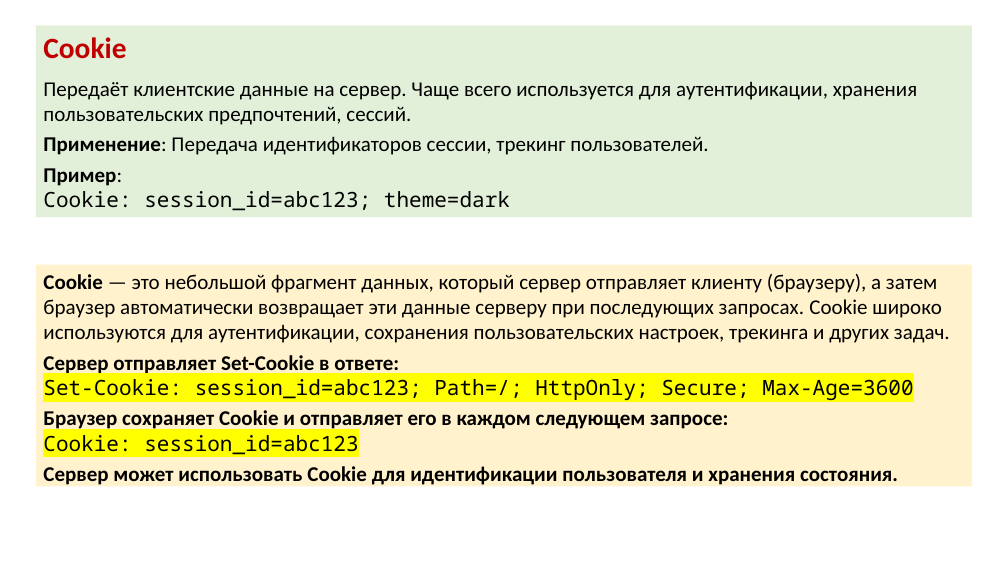
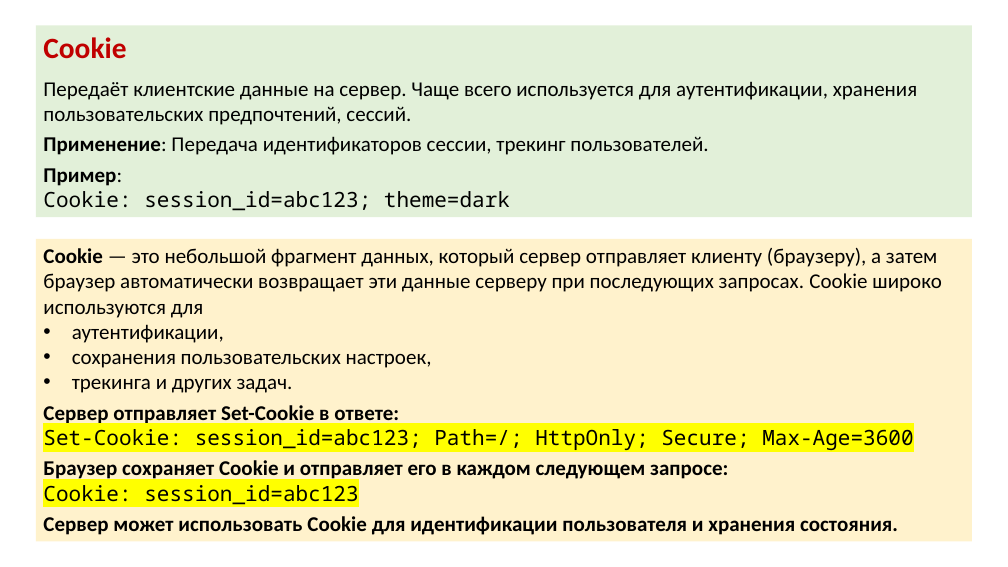
Before and after one commit to xtrueman/network_programming, a slide deck: slide 18 of HTTP-proto.pptx (slide 17 before the commit). Drawn at 1008x567 pixels with LibreOffice and Linux fonts; fonts in the diff are those of the drawing. Boxes give left, top, right and bottom in pixels: in the first picture for what was removed or moved away, otherwise in the second. Text is boxed around its words. In the diff, an @@ line names an element or a change of style, - is before the commit and + after.

```diff
--- a/HTTP-proto.pptx
+++ b/HTTP-proto.pptx
@@ rectangle "Cookie — это небольшой фрагмент ...": place and size @@
-rectangle "Cookie — это небольшой фрагмент ..." at [36, 265, 972, 486]
+rectangle "Cookie — это небольшой фрагмент ..." at [36, 239, 972, 541]
@@ text in rectangle at [43, 248, 941, 393]: text changed @@
-Cookie — это небольшой фрагмент данных, который сервер отправляет клиенту (браузеру), а затем браузер автоматически возвращает эти данные серверу при последующих запросах. Cookie широко используются для аутентификации, сохранения пользовательских настроек, трекинга и других задач.
+Cookie — это небольшой фрагмент данных, который сервер отправляет клиенту (браузеру), а затем браузер автоматически возвращает эти данные серверу при последующих запросах. Cookie широко используются для
+• аутентификации,
+• сохранения пользовательских настроек,
+• трекинга и других задач.
```
Also in this commit, not shown: 28 other slides changed, 3 slides added, 1 other file.
